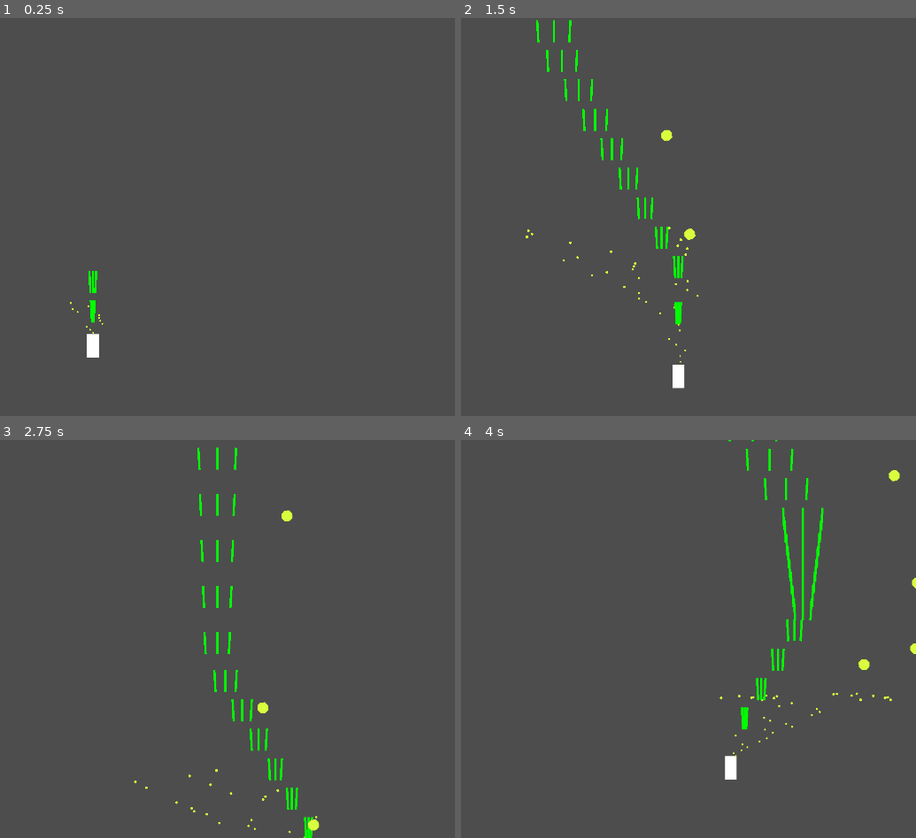
Above: before the commit, frames 1-4 (two rows, left to right).
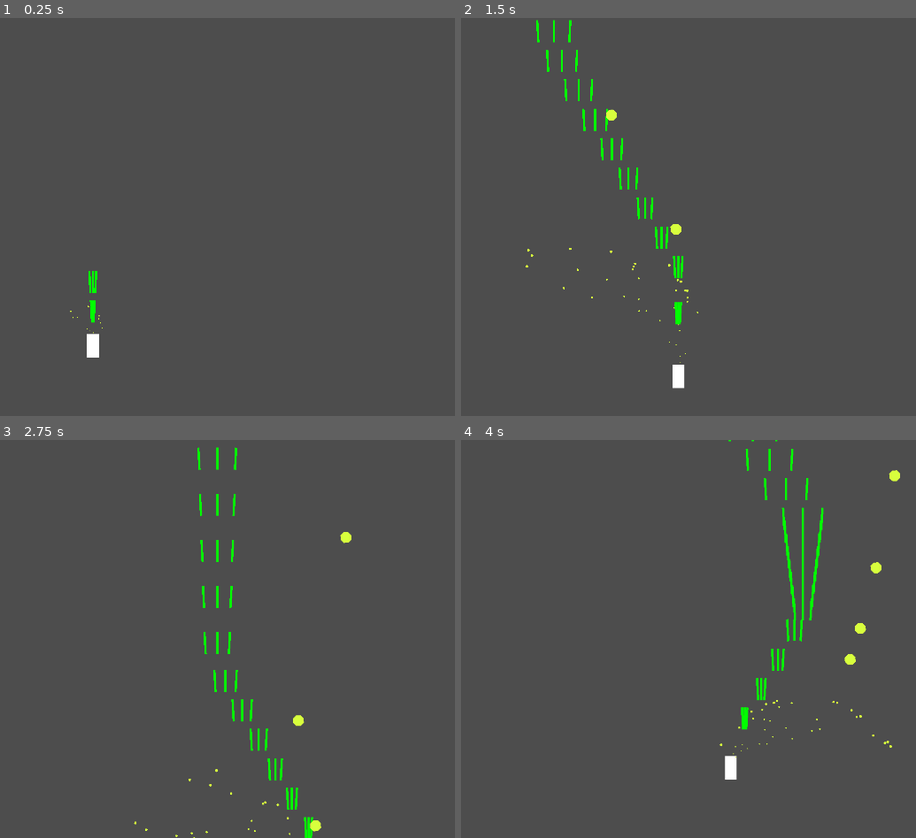
Above: after the commit, the same moments.

Repository: Vannon-Development/Touhou
Game: Godot game, scene res://Composed Scenes/test_scene.tscn
Two runs of this game, one before a commit and one after it. Both use one fixed random seed, a clock stepped at 60 frames per second and the inputs below.
Inputs (mouse positions are in pixels of both pictures, inside the frame that each line leads up to):
- Up to frame 1 (0.25 s): no input
- Up to frame 2 (1.5 s): move the mouse to (715, 197) at 0.52 s; hold D (move_right) 0.53-1.28 s; click (715, 197) at 0.67 s; move the mouse to (outside the picture) at 1.27 s; hold S (move_back) from 1.28 s (still down)
- Up to frame 3 (2.75 s): move the mouse to (172, 551) at 2.02 s; release S (move_back) at 2.03 s; hold D (move_right) from 2.03 s (still down)
- Up to frame 4 (4 s): move the mouse to (524, 718) at 2.77 s; release D (move_right) at 2.78 s; hold W (move_forward) 2.78-3.53 s; click (524, 718) at 2.92 s; move the mouse to (774, 698) at 3.52 s; hold A (move_left) from 3.53 s (still down)

The runs differ from the first frame. In frame 1, less than 0.1% of the frame differs, in the area x 15-23%, y 71-80%; in frame 2, 0.3%; in frame 3, 0.4%; in frame 4, 0.5%, in the area x 56-100%, y 7-80%.
Error after the commit: Invalid access to property or key 'position' on a base object of type 'null instance'. (res://Composed)

Commit message:
Paramatized player shot patterns
Paramatized player shot patterns
Added Enemy to test scene
Added motion to enemy from scene control

Diff:
--- /dev/null
+++ b/Composed Scenes/test_scene.gd
@@ -0,0 +1,6 @@
+extends Node2D
+
+@onready var Enemy: Node2D = $Enemy
+
+func _physics_process(delta):
+	Enemy.position += Vector2(200 * delta, 0)
--- a/Composed Scenes/test_scene.tscn
+++ b/Composed Scenes/test_scene.tscn
@@ -1,9 +1,15 @@
-[gd_scene load_steps=2 format=3 uid="uid://b7hhspylw8qfd"]
+[gd_scene load_steps=4 format=3 uid="uid://b7hhspylw8qfd"]
 
+[ext_resource type="Script" path="res://Composed Scenes/test_scene.gd" id="1_c5jur"]
 [ext_resource type="PackedScene" uid="uid://dew3dwxwuavou" path="res://Object Scenes/Player/player.tscn" id="1_jstsj"]
+[ext_resource type="PackedScene" uid="uid://dd1erlc0xwjpo" path="res://Object Scenes/Enemy/Enemy.tscn" id="2_jut4u"]
 
 [node name="TestScene" type="Node2D"]
+script = ExtResource("1_c5jur")
 
 [node name="Player" parent="." instance=ExtResource("1_jstsj")]
 position = Vector2(938, 890)
 _speed = 450.0
+
+[node name="Enemy" parent="." instance=ExtResource("2_jut4u")]
+position = Vector2(188, 192)
--- a/Object Scenes/Player/Firing/player_large_shot.tscn
+++ b/Object Scenes/Player/Firing/player_large_shot.tscn
@@ -7,6 +7,7 @@
 
 [node name="PlayerRoundShot" type="Area2D"]
 script = ExtResource("1_07qlo")
+_damage = 5.0
 
 [node name="Polygon2D" type="Polygon2D" parent="."]
 color = Color(0.847059, 1, 0.239216, 1)
--- a/Object Scenes/Player/Firing/player_laser.tscn
+++ b/Object Scenes/Player/Firing/player_laser.tscn
@@ -7,7 +7,7 @@
 
 [node name="Player Laser" type="Area2D"]
 script = ExtResource("1_kc6a0")
-_damage = 1.0
+_damage = 2.0
 
 [node name="Visual" type="Polygon2D" parent="."]
 position = Vector2(0, -30)
--- a/Object Scenes/Player/Firing/player_round_shot.tscn
+++ b/Object Scenes/Player/Firing/player_round_shot.tscn
@@ -7,6 +7,7 @@
 
 [node name="PlayerRoundShot" type="Area2D"]
 script = ExtResource("1_on35d")
+_damage = 1.0
 
 [node name="Polygon2D" type="Polygon2D" parent="."]
 scale = Vector2(0.25, 0.25)
--- a/Object Scenes/Player/Firing/short_spread_pattern.gd
+++ b/Object Scenes/Player/Firing/short_spread_pattern.gd
@@ -1,14 +1,16 @@
 class_name ShortSpreadPattern extends PlayerShotPattern
+
+@export var _angle: float
+@export var _min_scale: float
 
 func fire_shots(init_time: float, pos: Vector2):
 	super.fire_shots(init_time, pos)
-	_setup_shot(init_time, pos, randf_range(-60, 60))
+	_setup_shot(init_time, pos, randf_range(-_angle, _angle))
 
 func _calc_pos(shot: PlayerShot):
 	super._calc_pos(shot)
-	var y: float = shot.current_time * _speed * -1
-	var x: float = y * sin(shot.rotation) * -1
-	shot.position = shot.init_position + Vector2(x, y)
+	var dist: Vector2 = Vector2(0, shot.current_time * _speed * -1)
+	shot.position = shot.init_position + dist.rotated(shot.rotation)
 
-	var sc: float = clampf(lerpf(0.6, 1, shot.current_time / _total_ttl), 0.6, 1)
+	var sc: float = clampf(lerpf(_min_scale, 1, shot.current_time / _total_ttl), _min_scale, 1)
 	shot.scale = Vector2(sc, sc)
--- a/Object Scenes/Player/Firing/tri_laser_pattern.gd
+++ b/Object Scenes/Player/Firing/tri_laser_pattern.gd
@@ -1,10 +1,12 @@
 class_name TriLaserPattern extends PlayerShotPattern
+
+@export var _angle: float
 
 func fire_shots(init_time: float, pos: Vector2):
 	super.fire_shots(init_time, pos)
 	_setup_shot(init_time, pos, 0)
-	_setup_shot(init_time, pos, 3)
-	_setup_shot(init_time, pos, -3)
+	_setup_shot(init_time, pos, _angle)
+	_setup_shot(init_time, pos, -_angle)
 
 func _calc_pos(shot: PlayerShot):
 	super._calc_pos(shot)
--- a/Object Scenes/Player/Firing/wave_pattern.gd
+++ b/Object Scenes/Player/Firing/wave_pattern.gd
@@ -1,11 +1,15 @@
 class_name WavePattern extends PlayerShotPattern
+
+@export var _angle: float
+@export var _full_width: float
+@export var _frequency: float
 
 func fire_shots(init_time: float, pos: Vector2):
 	super.fire_shots(init_time, pos)
-	_setup_shot(init_time, pos, 20)
+	_setup_shot(init_time, pos, _angle)
 
 func _calc_pos(shot: PlayerShot):
 	super._calc_pos(shot)
 	var y := shot.current_time * _speed * -1
-	var x := 80 * shot.current_time * cos(shot.current_time / 0.08)
+	var x := _full_width * shot.current_time * cos(fmod(shot.current_time, _frequency) / _frequency * 2 * PI)
 	shot.position = shot.init_position + Vector2(x, y).rotated(shot.rotation)
--- a/Object Scenes/Player/player.tscn
+++ b/Object Scenes/Player/player.tscn
@@ -22,6 +22,7 @@
 
 [sub_resource type="Resource" id="Resource_n2l5b"]
 script = ExtResource("4_q63yb")
+_angle = 3.0
 shot_time = 0.1
 _shot_node = ExtResource("3_gj1wx")
 _speed = 800.0
@@ -29,6 +30,8 @@
 
 [sub_resource type="Resource" id="Resource_on8vo"]
 script = ExtResource("5_ny4xp")
+_angle = 60.0
+_min_scale = 0.3
 shot_time = 0.02
 _shot_node = ExtResource("5_jm4eq")
 _speed = 400.0
@@ -36,6 +39,9 @@
 
 [sub_resource type="Resource" id="Resource_ucdhu"]
 script = ExtResource("9_db4tq")
+_angle = 20.0
+_full_width = 80.0
+_frequency = 0.4
 shot_time = 0.5
 _shot_node = ExtResource("8_76jy0")
 _speed = 600.0
